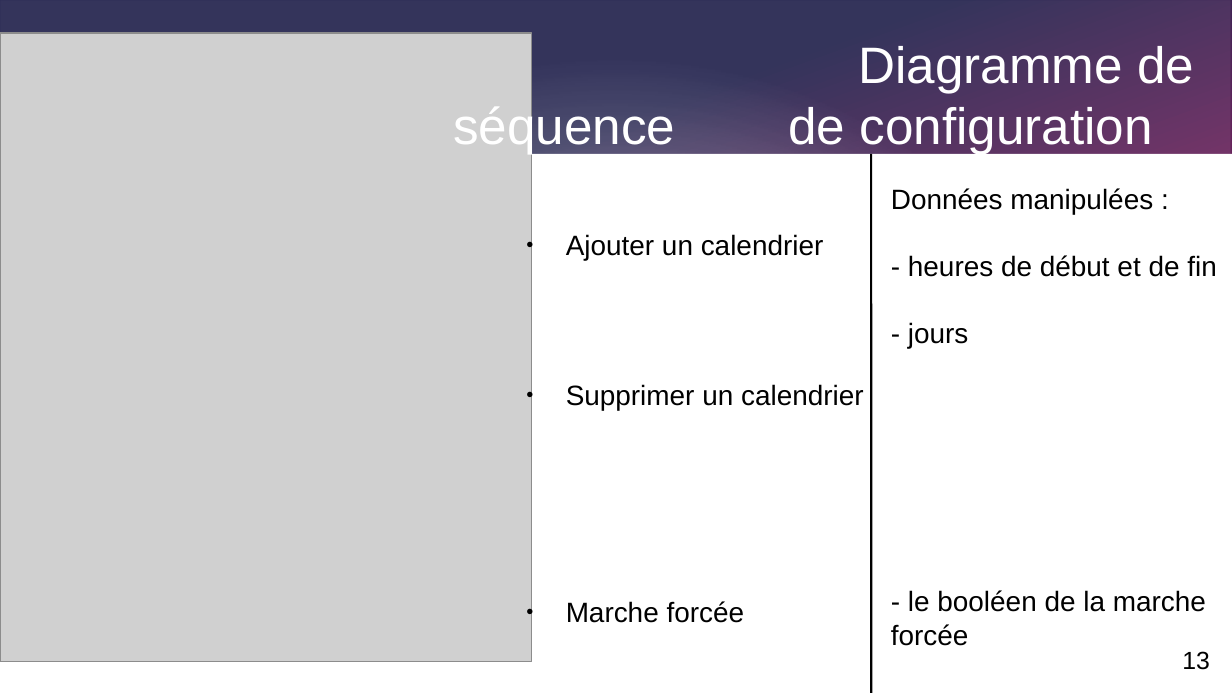
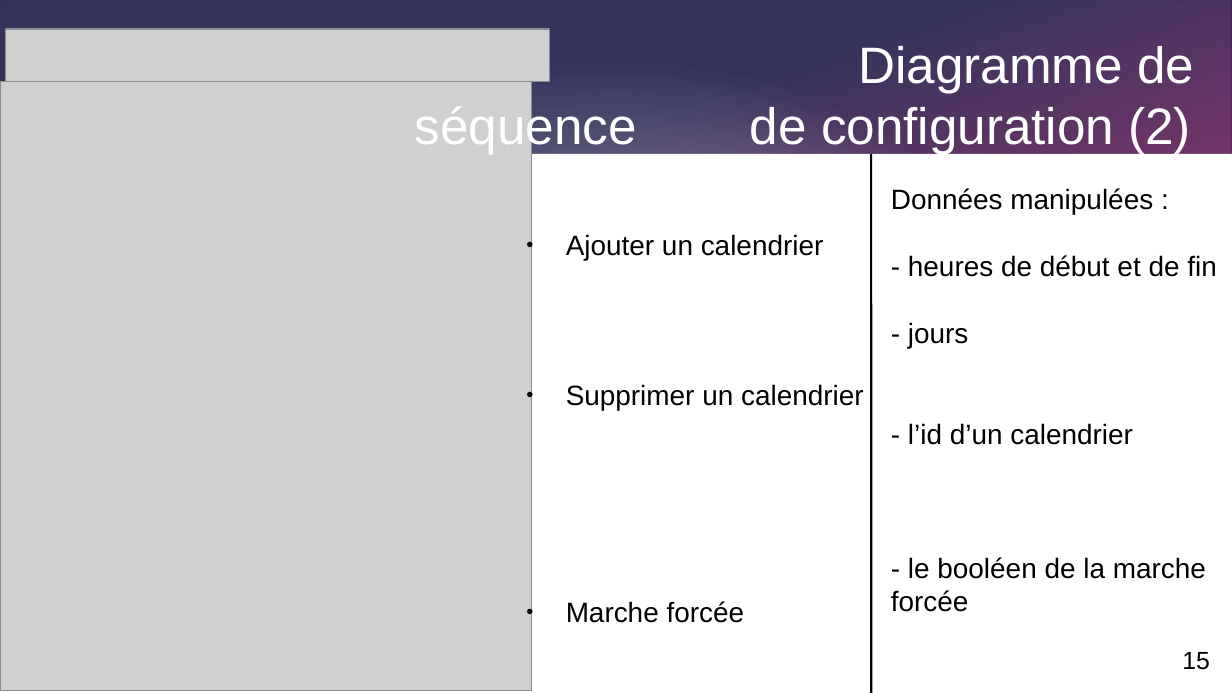
Before and after one commit to Corentinh2/PROJET_GESTIONNAIRE_DE_CHARGE, a slide deck: slide 15 of revue3/diapo_revue_3.odp (slide 13 before the commit). Drawn at 1232x693 pixels with LibreOffice and Linux fonts; fonts in the diff are those of the drawing; grey boxes stand for pictures. Boxes give left, top, right and bottom in pixels: in the first picture for what was removed or moved away, otherwise in the second. Text is boxed around its words. In the diff, an @@ line names an element or a change of style, - is before the commit and + after.

```diff
--- a/revue3/diapo_revue_3.odp
+++ b/revue3/diapo_revue_3.odp
@@ picture added at <box>6,29,550,82</box> @@
@@ title at <box>750,46,1194,154</box>: text changed @@
-Diagramme de séquence de configuration
+Diagramme de séquence de configuration (2)
@@ picture: place and size @@
-picture at <box>0,34,532,662</box>
+picture at <box>0,82,532,691</box>
@@ text at <box>891,255,1217,612</box>: text changed @@
-- heures de début et de fin
-- jours
-- le booléen de la marche forcée
+- heures de début et de fin
+- jours
+- l’id d’un calendrier
+- le booléen de la marche forcée
@@ page number at <box>1182,652,1210,670</box>: text changed @@
-13
+15
```
Also in this commit, not shown: 8 other slides changed, 15 slides added, 8 slides removed, 4 other files.
